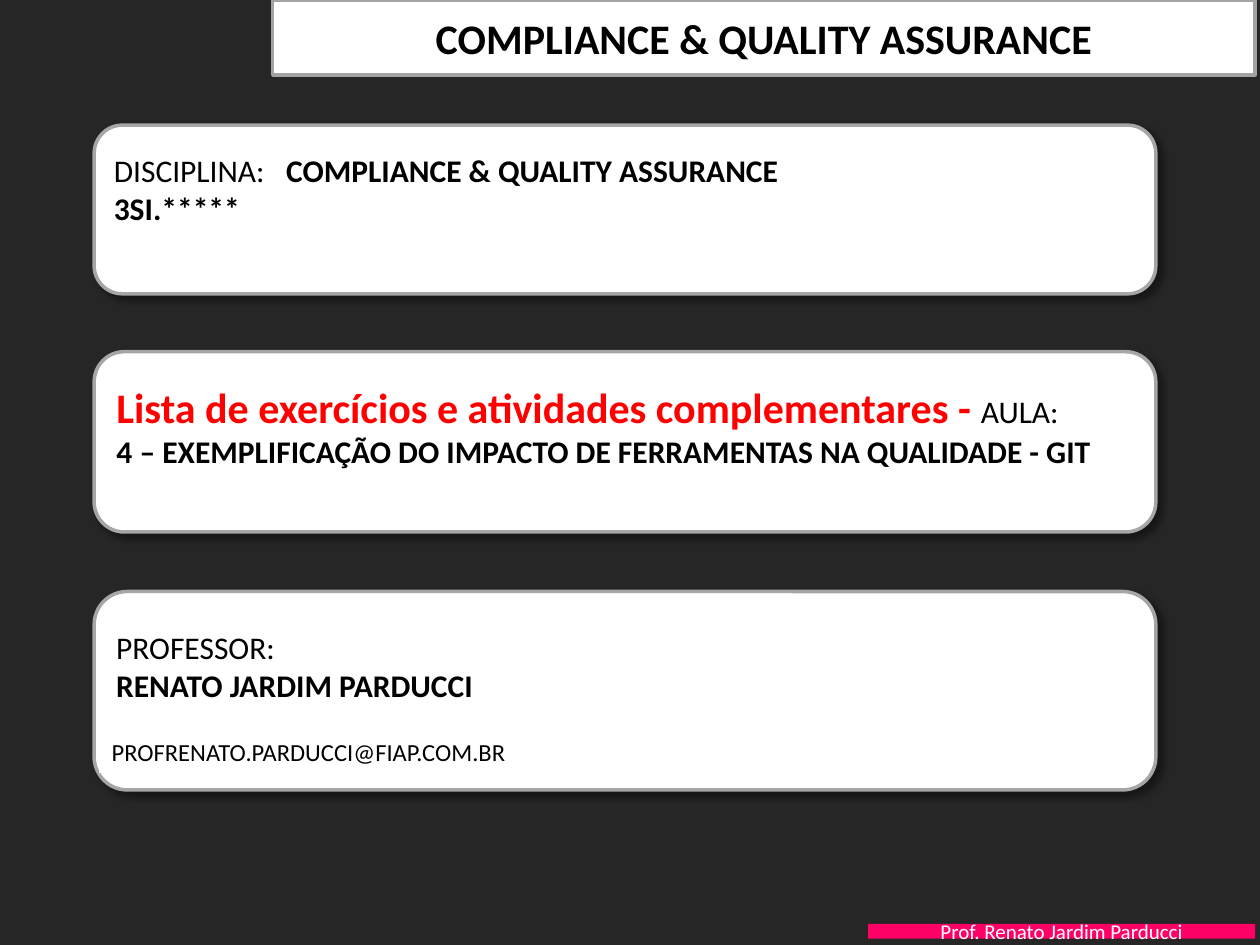
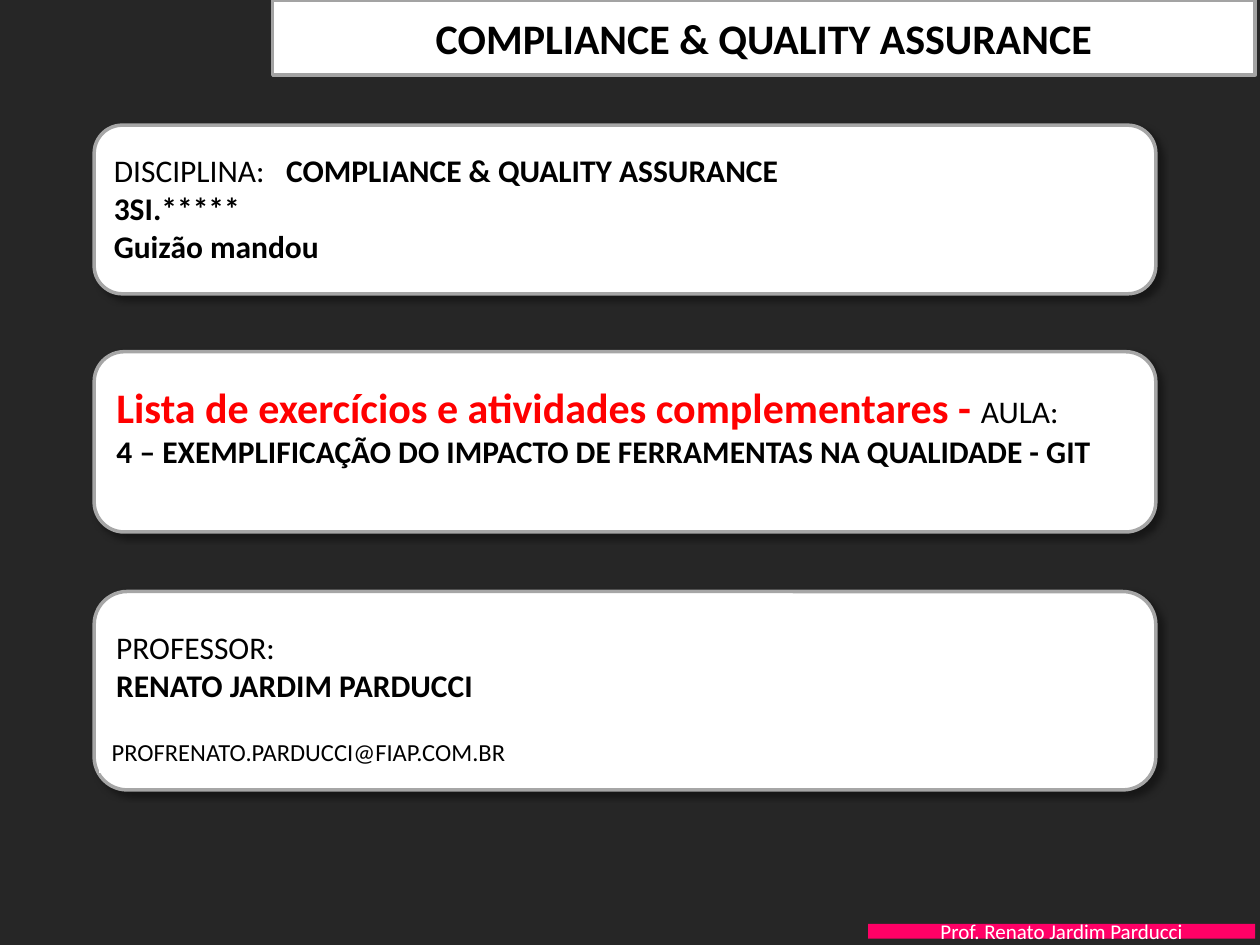
Before and after one commit to Daniel-Guerrero00/SI-Estacionamento, a slide deck: slide 1 of Documentação/FIAP-QualidProjSW-Aula-4-GIT - EXERCICIOS.pptx. Drawn at 1260x945 pixels with LibreOffice and Linux fonts; fonts in the diff are those of the drawing; background and template pictures are left out. Boxes give left, top, right and bottom in pixels: in the first picture for what was removed or moved away, otherwise in the second. Text is boxed around its words. In the diff, an @@ line names an element or a change of style, - is before the commit and + after.

Commit message:
Add files via upload
Guizão mandou

```diff
--- a/Documentação/FIAP-QualidProjSW-Aula-4-GIT - EXERCICIOS.pptx
+++ b/Documentação/FIAP-QualidProjSW-Aula-4-GIT - EXERCICIOS.pptx
@@ text at (x1=114, y1=236, x2=319, y2=259): paragraph added @@
+Guizão mandou
```
